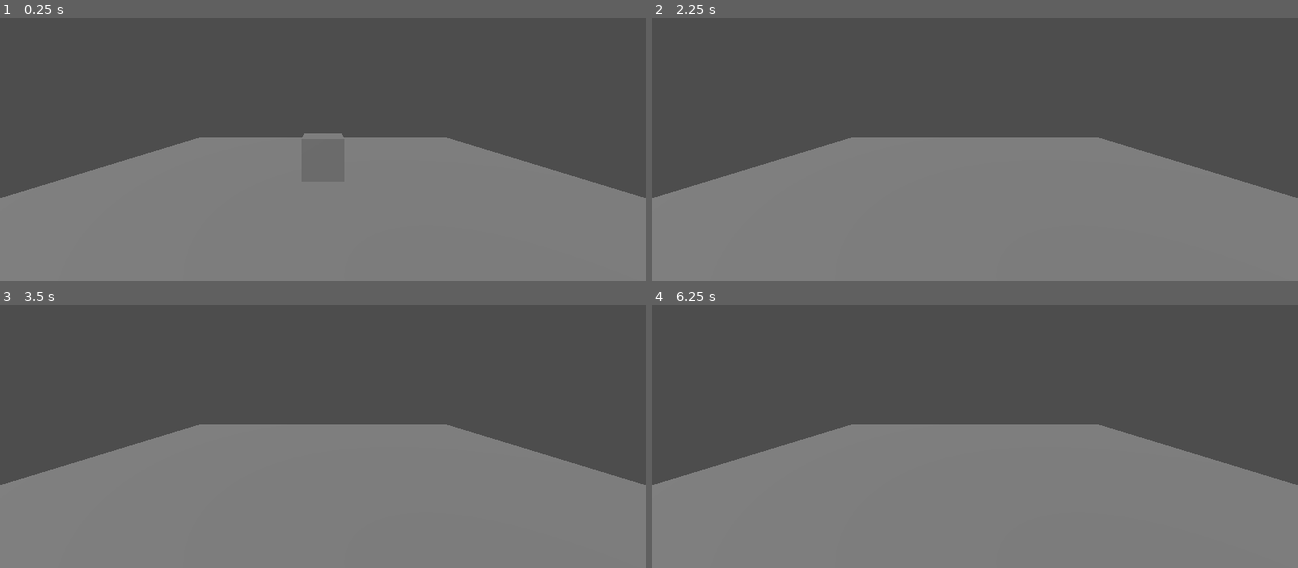
Above: before the commit, frames 1-4 (two rows, left to right).
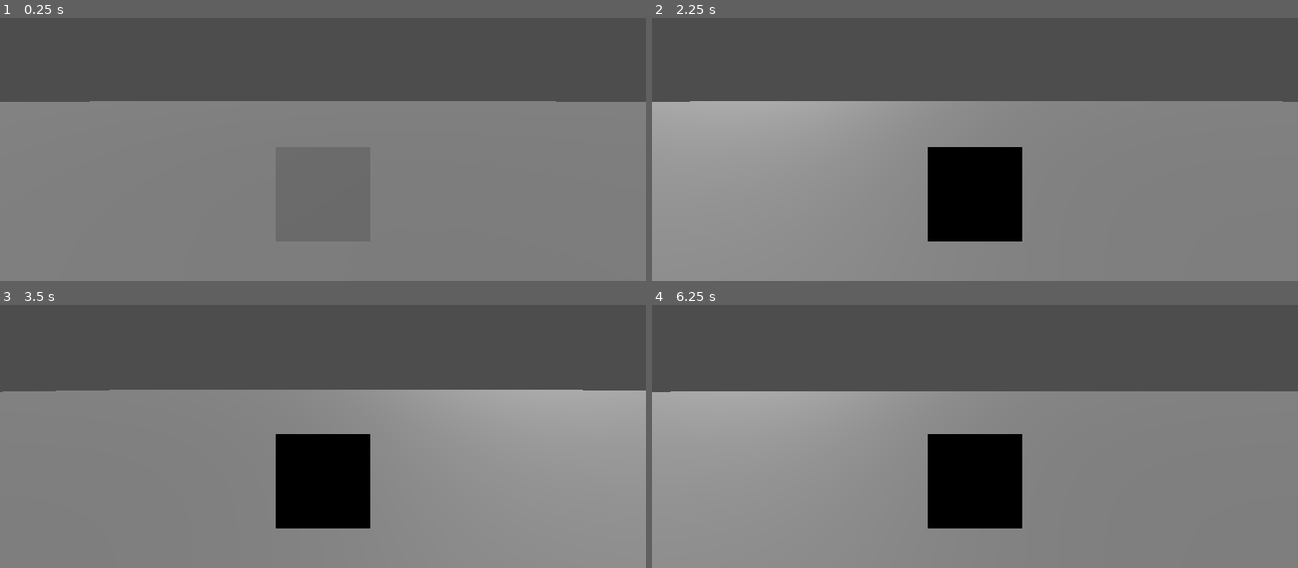
Above: after the commit, the same moments.

Repository: jlin28/cindyandher3goons
Game: Godot game, scene res://node_3d.tscn
The game is run twice, just before and just after one commit, with the same random seed, the same clock (stepped at 60 frames per second) and the same inputs.
Inputs:
- Up to frame 1 (0.25 s): no input
- Up to frame 2 (2.25 s): tap Enter at 0.5 s; hold D (move_right) 0.53-1.28 s; tap Space (jump) at 0.77, 1.52, 2 s; hold S (move_back) 1.28-2.03 s; hold D (move_right) from 2.03 s (still down)
- Up to frame 3 (3.5 s): tap Enter at 2.75 s; release D (move_right) at 2.78 s; hold W (move_forward) from 2.78 s (still down); tap Space (jump) at 3.02 s
- Up to frame 4 (6.25 s): tap Space (jump) at 3.5, 3.77, 4.52, 5, 6.02 s; release W (move_forward) at 3.53 s; hold A (move_left) 3.53-5.03 s; tap Enter at 4.25 s; hold S (move_back) 5.03-5.78 s; hold D (move_right) from 5.78 s (still down)

The runs differ from the first frame. In frame 1, 21% of the frame differs, in the area x 0-100%, y 31-69%; in frame 2, 26%; in frame 3, 26%, in the area x 0-100%, y 32-85%; in frame 4, 25%.

Commit message:
added spring arm camera so camera currently follows cube around

Diff:
--- a/app/snorphan/character_body_3d.gd
+++ b/app/snorphan/character_body_3d.gd
@@ -1,4 +1,7 @@
 extends CharacterBody3D
+
+@export var facing = Vector3.ZERO
+@export var directionFacing = Vector3.ZERO
 
 var speed = 14
 var fall_acceleration = 75
@@ -25,8 +28,13 @@
 		# look_at rotates your object so it faces a point (look_at(target_position, up_direction))
 		# global_position is your character's position in the world
 		# Vector3.UP gives you a point pointing upwards vs Vector3.Zero which has no direction
-		look_at(global_position - direction, Vector3.UP)
+		var point = global_position - direction
+
+		look_at(point, Vector3.UP)
 		direction = direction.normalized()
+
+		facing = point
+		directionFacing = direction
 	# Normalizing a vector maintains the original direction while changing the magnitute to 1.
 	# This way diagonal movement isn't faster!
 
--- a/app/snorphan/node_3d.tscn
+++ b/app/snorphan/node_3d.tscn
@@ -11,18 +11,24 @@
 [node name="StaticBody3D" type="StaticBody3D" parent="." unique_id=392182742]
 
 [node name="CollisionShape3D" type="CollisionShape3D" parent="StaticBody3D" unique_id=1884119330]
-transform = Transform3D(12.516177, 0, 0, 0, 0.17714119, 0, 0, 0, 11.94903, 0, 0, 0)
+transform = Transform3D(433.84833, 0, 0, 0, 0.17714119, 0, 0, 0, 544.61926, 0, 0, 0)
 shape = SubResource("BoxShape3D_4xowi")
 
 [node name="MeshInstance3D" type="MeshInstance3D" parent="StaticBody3D" unique_id=870877666]
-transform = Transform3D(12.516177, 0, 0, 0, 0.17714119, 0, 0, 0, 11.94903, 0, 0, 0)
+transform = Transform3D(433.5512, 0, 0, 0, 0.17714119, 0, 0, 0, 549.52814, 0, 0, 0)
 mesh = SubResource("BoxMesh_a202f")
 
 [node name="CharacterBody3D" parent="." unique_id=966699921 instance=ExtResource("1_a202f")]
 transform = Transform3D(1, 0, 0, 0, 1, 0, 0, 0, 1, 0, 0.5837211, 0)
 
-[node name="Camera3D" type="Camera3D" parent="." unique_id=1718204206]
-transform = Transform3D(1, 0, 0, 0, 1, 0, 0, 0, 1, 0, 2, 6)
+[node name="CameraPivot" type="Node3D" parent="CharacterBody3D" unique_id=1602436611]
+transform = Transform3D(1, 0, 0, 0, 1, 0, 0, 0, 1, 0, 1, 0)
+
+[node name="SpringArm3D" type="SpringArm3D" parent="CharacterBody3D/CameraPivot" unique_id=1443440549]
+spring_length = 3.0
+
+[node name="Camera3D" type="Camera3D" parent="CharacterBody3D/CameraPivot/SpringArm3D" unique_id=1718204206]
+transform = Transform3D(1, 0, 0, 0, 1, 0, 0, 0, 1, 0, 1.4162788, 6)
 
 [node name="DirectionalLight3D" type="DirectionalLight3D" parent="." unique_id=255113765]
 transform = Transform3D(0.7071068, 0.5, -0.5, 0, 0.7071068, 0.70710677, 0.7071068, -0.5, 0.5, -5, 6, 3)
Not shown, changed: app/static/godot/index.html
Not shown, changed: app/static/godot/index.pck
